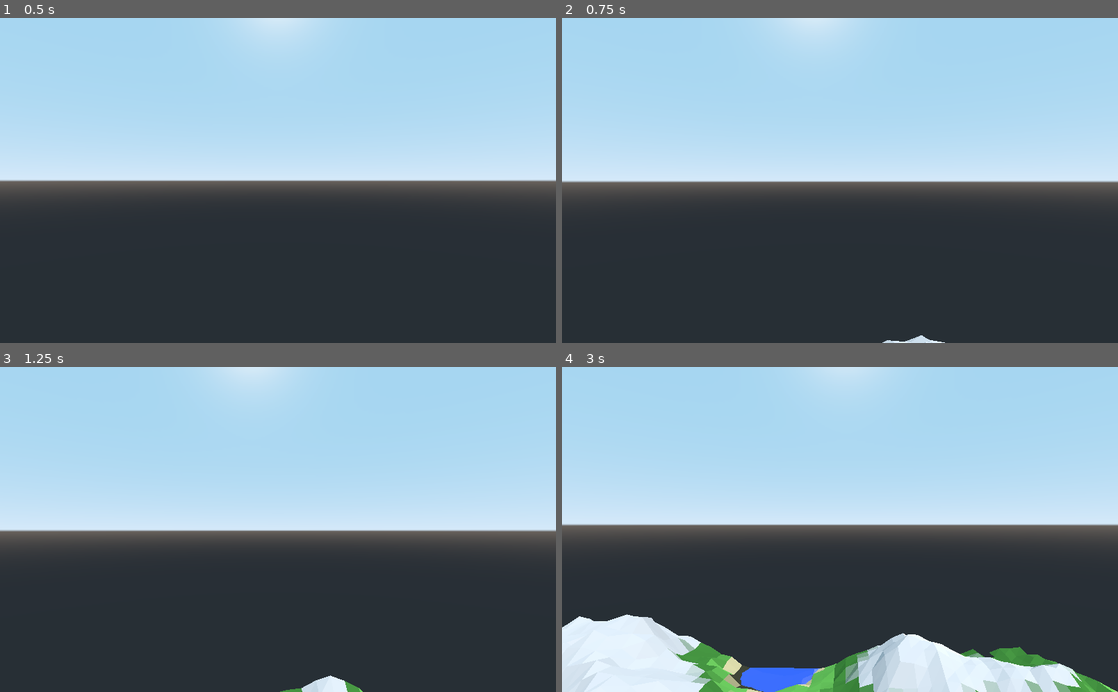
Above: before the commit, frames 1-4 (two rows, left to right).
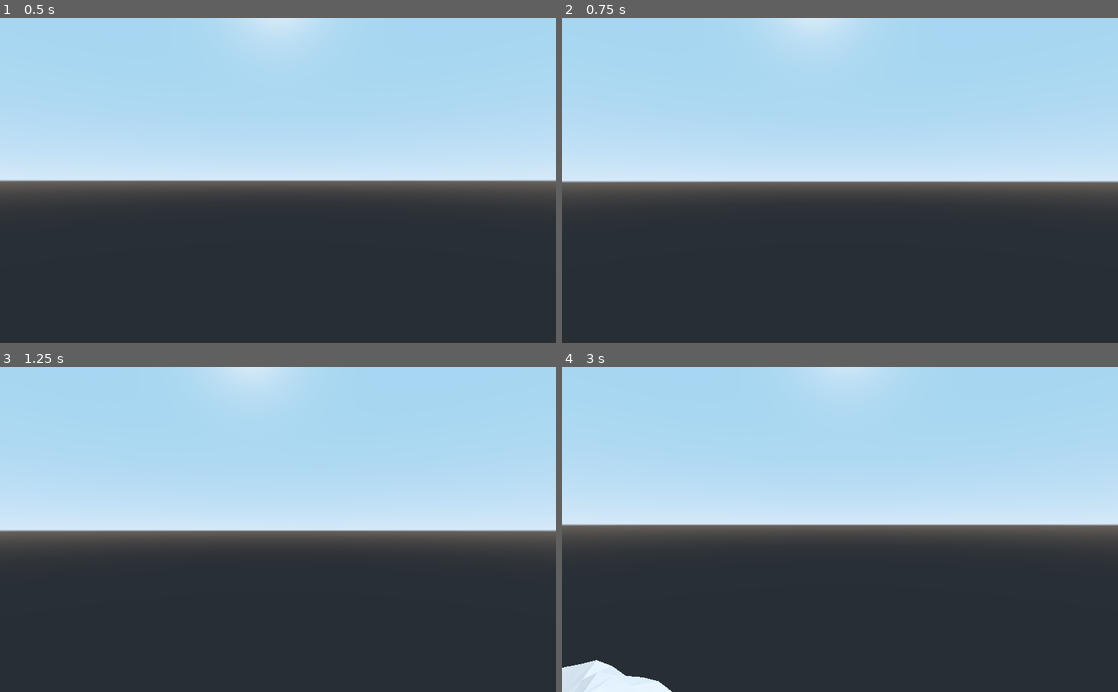
Above: after the commit, the same moments.

Repository: aacitelli/Birdwatch
Game: Godot game, scene res://Core/Main.tscn
Two runs of this game, one before a commit and one after it. Both use one fixed random seed, a clock stepped at 60 frames per second and the inputs below.
Inputs (mouse positions are in pixels of both pictures, inside the frame that each line leads up to):
- Up to frame 1 (0.5 s): no input
- Up to frame 2 (0.75 s): tap Enter at 0.5 s; move the mouse to (867, 180) at 0.52 s; hold W (move_forward) from 0.53 s (still down)
- Up to frame 3 (1.25 s): keep holding W (move_forward); tap Space (jump) at 0.77 s
- Up to frame 4 (3 s): keep holding W (move_forward); move the mouse to (812, 529) at 1.27 s; tap Space (jump) at 1.52 s; move the mouse to (851, 523) at 2.02 s; move the mouse to (834, 536) at 2.77 s

Frame 1 is identical in both runs. In frame 2, 0.1% of the frame differs, in the area x 57-69%, y 97-100%; in frame 3, 0.4%; in frame 4, 12%, in the area x 0-100%, y 76-100%.

Commit message:
Modified chunk removal to be more efficient; Other misc. changes

Diff:
--- a/WorldGen/Chunk.gd
+++ b/WorldGen/Chunk.gd
@@ -52,8 +52,8 @@
 	# TODO: Docs aren't very helpful as to what some of these characteristics mean, figure them out
 	var plane_mesh = PlaneMesh.new()
 	plane_mesh.size = Vector2(chunk_size, chunk_size)
-	plane_mesh.subdivide_depth = chunk_size * .06125
-	plane_mesh.subdivide_width = chunk_size * .06125
+	plane_mesh.subdivide_depth = chunk_size * (1 / 64.0)
+	plane_mesh.subdivide_width = chunk_size * (1 / 64.0)
 
 	# Well, Godot doesn't support passing arrays into shaders, so this is the hacky approach...
 	# See issue here https://github.com/godotengine/godot/issues/10751
--- a/WorldGen/World.gd
+++ b/WorldGen/World.gd
@@ -85,47 +85,35 @@
 	else:
 		return null
 
+# Tracks frames processed. Used to conditionally run certain things that run regularly, but don't need to run every frame.
 var num_process_calls = 0
+
+# Runs every frame
 func _process(_delta):
 
-	# num_process_calls += 1
+	num_process_calls += 1
 	# print("\n-----------------------\n")
 	# print("Process call #" + str(num_process_calls))
-
-	# Don't want to overflow the terminal, keep this to being output every second or two
-	fps_count += Engine.get_frames_per_second()
-	fps_measurements += 1
-	if fps_measurements % 300 == 0:
-		print("fps: " + str(fps_count / fps_measurements))
-
-	# var time_before = OS.get_ticks_usec()
 
 	# Need updated player positioning values
 	p_x = int($Player.translation.x) / chunk_size
 	p_z = int($Player.translation.z) / chunk_size
 	player_pos = Vector2(p_x, p_z)
 
-	# First, the thread removes chunks that are too far away
-	#if not thread.is_active():
-	#	print("Thread wasn't busy; calling remove_far_chunks.")
-	#	var error = remove_chunks_thread.start(self, "remove_far_chunks")
-	#	print(error)
-
 	# Terrain generation will go full steam until it hits another
 	chunks_loading_this_frame = 0
 
 	# Will be a more thought-out system in the future (and probably be on a different thread), but this is a basic
 	# implementation of loading a little quicker when you want to render more chunks overall
-	var chunks_per_frame = floor(chunk_load_radius * (5.0 / 7))
+	var chunks_per_frame = floor(chunk_load_radius * (3.0 / 7))
 	load_closest_n_chunks(chunks_per_frame)
 
-	# Remove everything further than our "draw distance"
-	# The most we ever have to remove per frame is the max we can ever generate per frame, so we use the same number
+	# Call this five times a second. We want to run this as little as possible (to avoid too many searches through ALL our chunks), but we can't make this interval too much, or else there'll be mini lag spikes when this function does run.
 	remove_far_chunks(chunks_per_frame)
 
-# var time_before = OS.get_ticks_msec()c
-# var total_time = OS.get_ticks_msec() - time_before
-# print("Time taken: " + str(total_time))
+	# total_time = OS.get_ticks_usec() - time_before
+	# print("remove_far_chunks time taken (us): " + str(total_time))
+
 func load_closest_n_chunks(num_chunks_to_load):
 
 	# Basically select a spiral of grid coordinates around us until we get all the way to the outside.
@@ -135,9 +123,9 @@
 
 		# Top-right spot; If we include this as part of the last loop there's a weird edge case at (0, 0) so this is separate
 		if Vector2(p_x + current_radius, p_z + current_radius).distance_to(player_pos) <= chunk_load_radius:
-				add_chunk(Vector2(p_x + current_radius, p_z + current_radius))
-				if chunks_loading_this_frame >= num_chunks_to_load:
-					return
+			add_chunk(Vector2(p_x + current_radius, p_z + current_radius))
+			if chunks_loading_this_frame >= num_chunks_to_load:
+				return
 
 		# Down the right edge (not including the top-right corner, which is included in the last of these loops)
 		for i in range(1, 2 * current_radius + 1):
@@ -170,21 +158,13 @@
 		# Move on to the next ring of the "spiral"
 		current_radius += 1
 
+# TODO: Modify chunks data structure to be something I sort highest to lowest distance every frame (adding new chunks to the end), then in this function I can just remove from the beginning until I hit something within range.
+# TODO: Benchmark the above approach. The above approach is *technically* worse theta complexity because of the sort, but because I only really have to do it when the user changes chunks and that makes this function drastically quicker (still technically same theta complexity) it's probably a performance improvement. This is where a large chunk of my performance is used anyway.
 func remove_far_chunks(max_chunks_removed):
 
 	# Set them all as needing removal
 	for chunk in chunks.values():
-		chunk.should_remove = true
-
-	# Iterate through every chunk in our list, setting the flag if it's within range
-	# More efficient than iterating row by row through n^2 elements, especially if most won't be loaded
-	for chunk in chunks.values():
-		if Vector2(chunk.x_grid, chunk.z_grid).distance_to(Vector2(p_x, p_z)) <= chunk_load_radius:
-			chunk.should_remove = false
-
-	# Get rid of everything that's outside chunk removal range. We need to do this because chunks take memory and it won't take us long to hit memory cap.
-	for chunk in chunks.values():
-		if chunk.should_remove:
+		if not Vector2(chunk.x_grid, chunk.z_grid).distance_to(Vector2(p_x, p_z)) <= chunk_load_radius:
 			chunk.call_deferred("free") # .queue_free() works here too
 			chunks.erase(chunk.key)
 
--- a/project.godot
+++ b/project.godot
@@ -23,6 +23,10 @@
 config/name="Birdwatch"
 run/main_scene="res://Core/Main.tscn"
 config/icon="res://icon.png"
+
+[debug]
+
+settings/stdout/print_fps=true
 
 [display]
 
